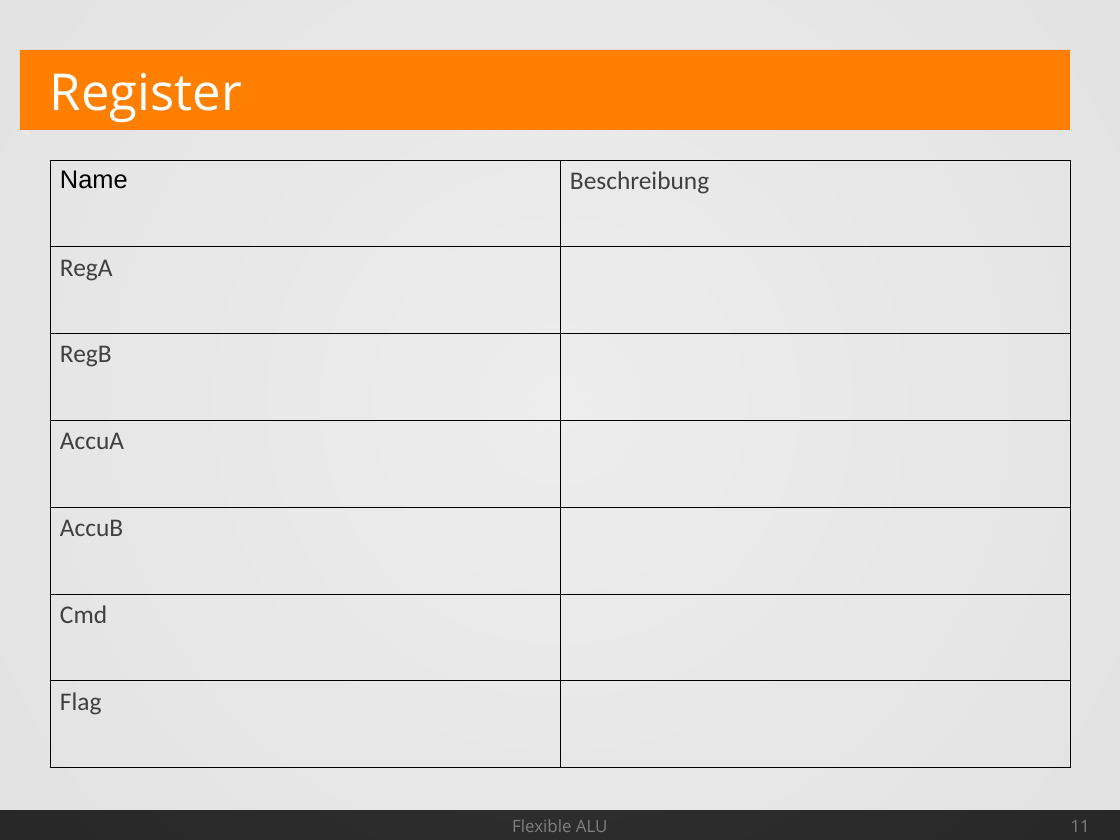
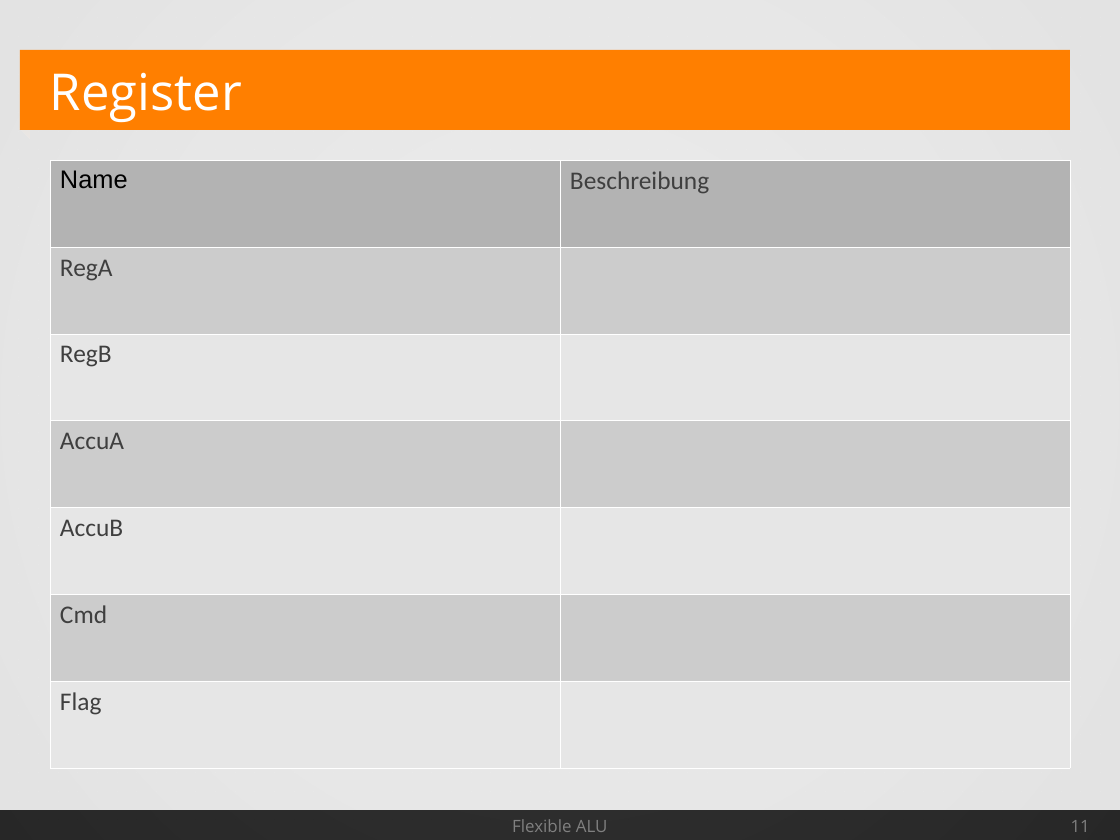
Before and after one commit to Geend/FHDWLogicWorksLib, a slide deck: slide 11 of alu-4/Spec/AluSpec.odp. Drawn at 1120x840 pixels with LibreOffice and Linux fonts; fonts in the diff are those of the drawing. Boxes give left, top, right and bottom in pixels: in the first picture for what was removed or moved away, otherwise in the second. Text is boxed around its words. In the diff, an @@ line names an element or a change of style, - is before the commit and + after.

```diff
--- a/alu-4/Spec/AluSpec.odp
+++ b/alu-4/Spec/AluSpec.odp
@@ table at (x1=50, y1=160, x2=1070, y2=767) @@
@@ fill none to #B3B3B3 in row 1 @@
@@ fill none to #CCCCCC in 3 cells @@
@@ fill none to #E6E6E6 in 3 cells @@
@@ borders changed @@
```
Also in this commit, not shown: 3 other slides changed, 1 other file.
